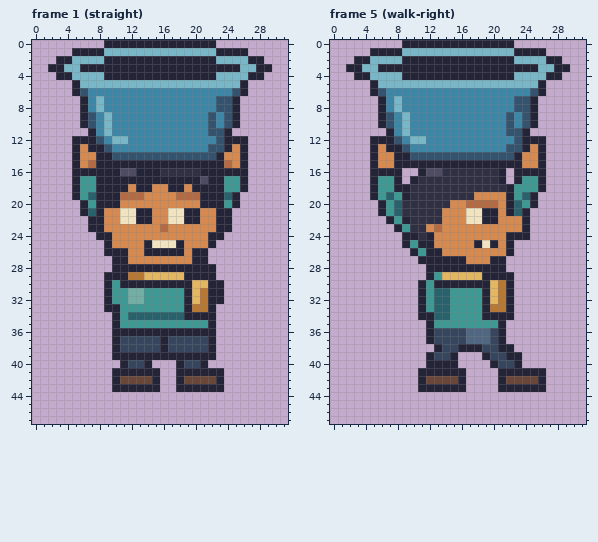
A pixel-art file gets an edit: BillusBucket/Assets/Sources/billu-carry.aseprite. The picture above is the old version.
32x48 pixels, 12 frames. Shown: frame 1 (straight), frame 5 (walk-right). The commit also changed other frames, which this record leaves out.
The same view after the edit:
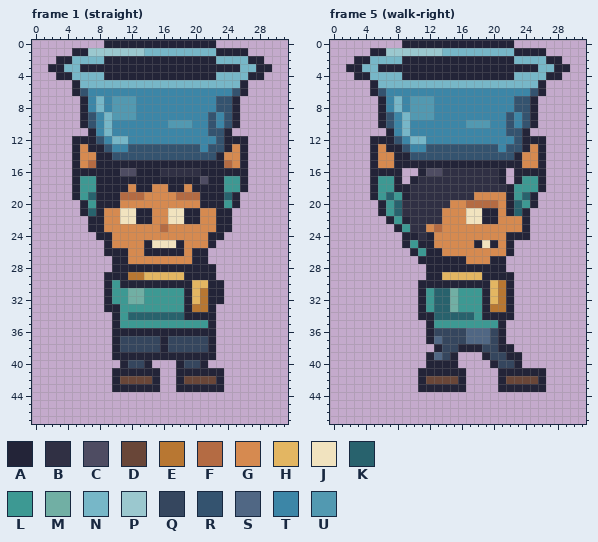
Palette (. is transparent): A #232438  B #303044  C #4e4c62  D #694638  E #b87732  F #b46b43  G #d68a50  H #e3b662  J #f1e3bf  K #28626d  L #3d9993  M #71afa4  N #77b7c8  P #9bc8cf  Q #35465e  R #34536f  S #506784  T #3c86a7  U #5299b1
The exact change:
Changed rows in their new state; - is an unchanged pixel.
Frame 1 (straight):
first column x 7:
 1 PPPPPPP
first column x 10:
 7 UUU--------
 8 UUU--------
 9 UUU--------
10 -------UUU-
13 --RRRRRRRRR
Frame 5 (walk-right):
first column x 7:
 1 PPPPPPP
first column x 10:
 7 UUU--------
 8 UUU--------
 9 UUU--------
10 -------UUU-
13 --RRRRRRRRR
first column x 12:
29 -A----
30 A-----
31 ---M--
32 ---M--
33 ---M--
34 ---KKK
37 -S----
39 -S----
